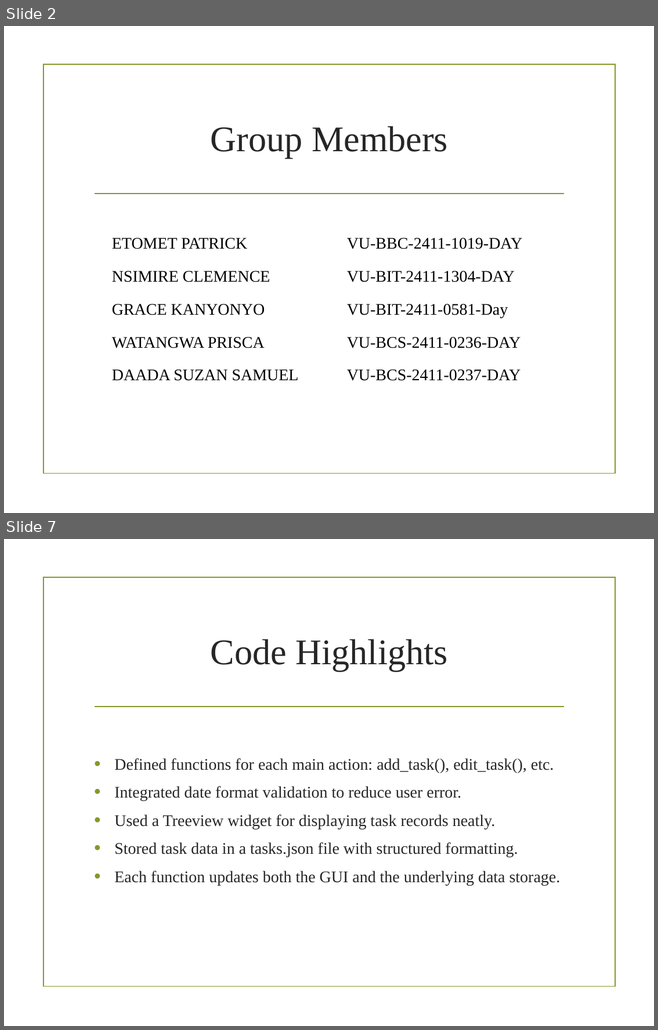
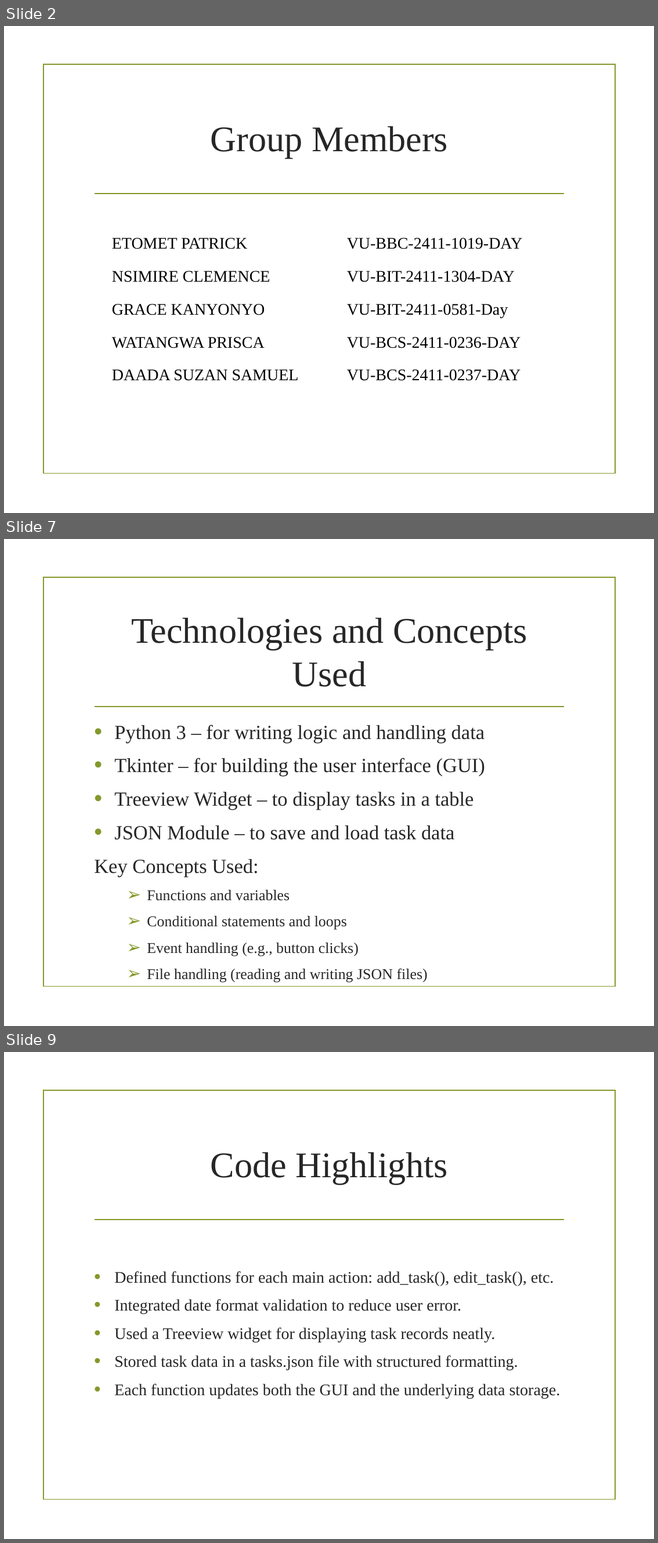
Before and after one commit to etopat/Smart_Task_Manager, a slide deck: Smart_Student_Task_Manager_Presentation.pptx. Shown one above the other, each under a label of ours: slides 2 and 7 before the commit, slides 2, 7 and 9 after it; the slides between them are not shown. The pictures are 658x1030 and 658x1543 pixels, drawn with LibreOffice and Linux fonts; fonts in the diff are those of the drawing; background and template pictures are left out. Boxes give left, top, right and bottom in pixels: in the first picture for what was removed or moved away, otherwise in the second. Text is boxed around its words. In the diff, an @@ line names an element or a change of style, - is before the commit and + after.

```diff
--- a/Smart_Student_Task_Manager_Presentation.pptx
+++ b/Smart_Student_Task_Manager_Presentation.pptx
@@ slide 7 added at bbox=[4, 539, 654, 1026], background picture (left out); not listed: 2 template elements that a slide beside it also shows @@
@@ title added at bbox=[131, 618, 527, 687], 40 pt, text #262626 @@
+Technologies and Concepts Used
@@ text added at bbox=[94, 725, 485, 983], 22.2 pt, text #262626 @@
+• Python 3 – for writing logic and handling data
+• Tkinter – for building the user interface (GUI)
+• Treeview Widget – to display tasks in a table
+• JSON Module – to save and load task data
+Key Concepts Used:
+  ➢ Functions and variables
+  ➢ Conditional statements and loops
+  ➢ Event handling (e.g., button clicks)
+  ➢ File handling (reading and writing JSON files)
@@ what was slide 7 is now slide 9 @@
```
Also in this commit, not shown: 8 slides changed, 1 other slide added.
